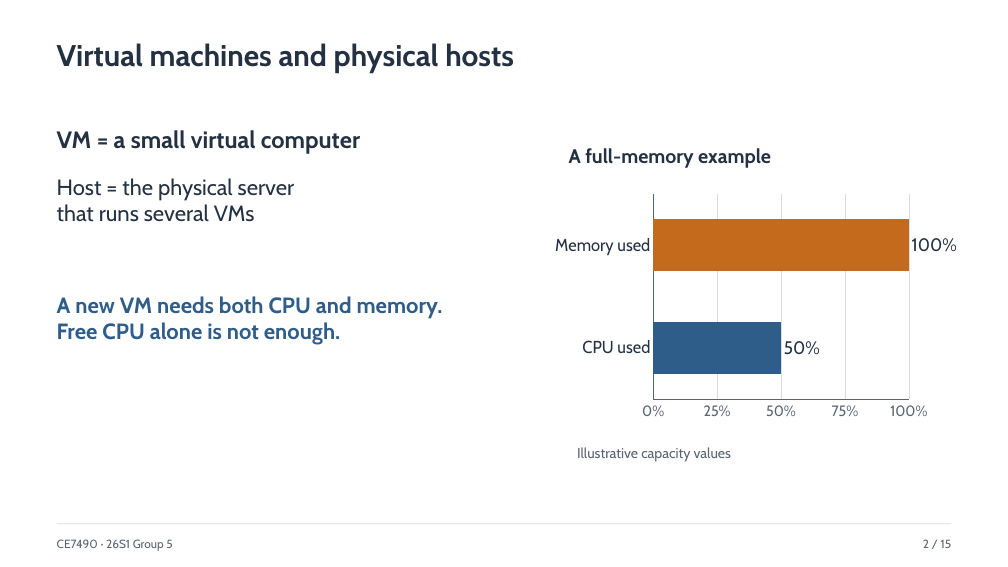
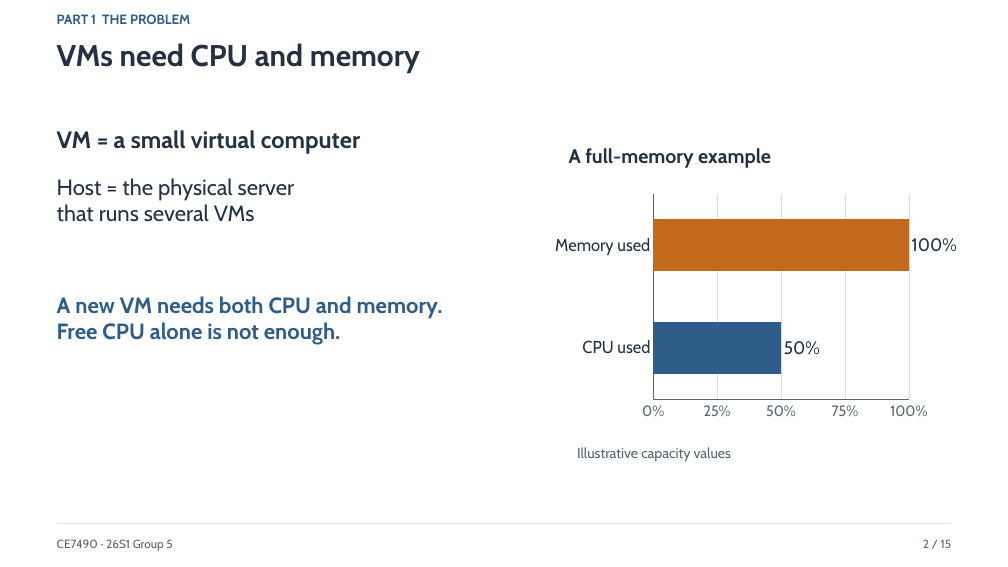
Before and after one commit to xxxmian/CE7490-P2_Revisiting_LAVA, a slide deck: slide 2 of Revisiting_Lifetime_Aware_VM_Allocation_Presentation_v4.pptx. Drawn at 1008x567 pixels with LibreOffice and Linux fonts; fonts in the diff are those of the drawing. Boxes give left, top, right and bottom in pixels: in the first picture for what was removed or moved away, otherwise in the second. Text is boxed around its words. In the diff, an @@ line names an element or a change of style, - is before the commit and + after.

```diff
--- a/Revisiting_Lifetime_Aware_VM_Allocation_Presentation_v4.pptx
+++ b/Revisiting_Lifetime_Aware_VM_Allocation_Presentation_v4.pptx
@@ text added at <box>57,14,190,24</box>, 12.8 pt, text #2F5D8A, bold @@
+PART 1 THE PROBLEM
@@ text at <box>57,43,420,72</box>: text changed @@
-Virtual machines and physical hosts
+VMs need CPU and memory
```
Also in this commit, not shown: 12 other slides changed, 2 slides added, 2 slides removed, 6 other files.
